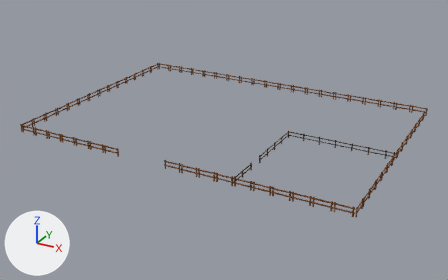
Renders of the FBX model Eldoria/Assets/Models/Farm/Cerca.fbx from each side of a commit.
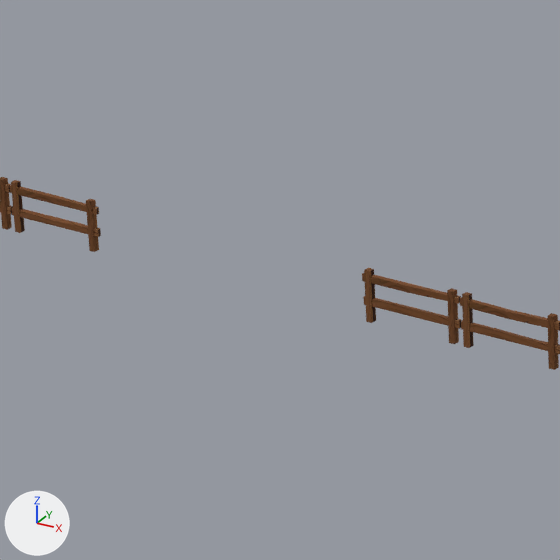
The first picture shows the older version from a camera (50 mm lens) standing at (48.5, -83.1, 54.3) and looking at (-14.9, 32.1, -3.4). The close-ups show both versions on the part from 23% to 44% of the width and 41% to 75% of the height of that picture; other places that the commit changed are outside them. Arrows for +X, +Y and +Z are at lower left; the lights stay in place. Where no turn or scale is listed for an object, it has been applied to the vertices.

Objects in the first close-up: 'Cerca'.
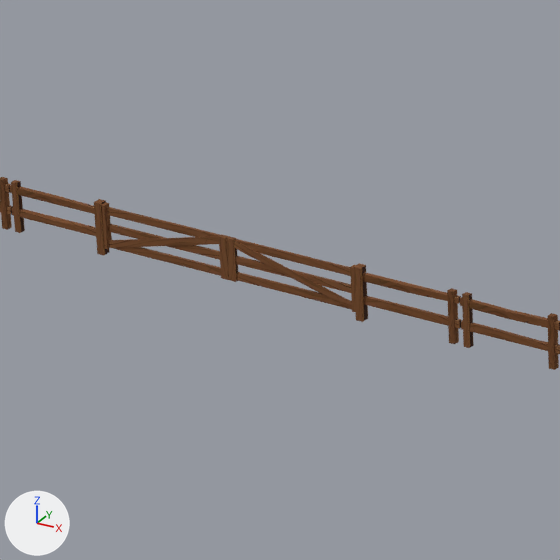
Location of each change, (x1, y1, x2, y2) in pixels of the close-ups (560 x 560 px; the box of a moved part takes in the faces that stretch with it):
'Portão cerca 1', added (brown)
    after: (226, 236, 356, 312)
'Portão cerca 2', added (brown)
    after: (101, 202, 229, 280)
part 1 of me_cube_005, moved or reshaped
    before: (364, 268, 376, 323)
    after: (354, 263, 368, 322)
part 2 of me_cube_005, moved or reshaped
    before: (86, 199, 99, 252)
    after: (94, 199, 110, 255)

What the commit changed:
me_cube_005 has 2708 vertices, 2188 faces and spans x -41.9..35.4, y -1.7..52.7, z -1.0..1.0.
me_cube_005 is used by ob_cerca; location (-11.19, 9.11, 0.97).
me_cube_005 part 1: the loose piece of 8 vertices spanning x -3.4..-3.1, y -1.7..-1.5, z -1.0..1.0 is moved by (-0.4, 0.0, 0.0).
me_cube_005 part 2: the loose piece of 8 vertices spanning x -15.0..-14.8, y -1.7..-1.5, z -1.0..1.0 is moved by (0.4, 0.0, 0.0).
Mesh me_cube_039 is new.
It has 48 vertices, 36 faces and spans x -5.2..0.07, y -0.14..0.11, z -1.69..0.01.
It uses material mat_cerca_fazenda (picture img_wood_12_tst_png).
Mesh me_cube_045 is new.
It has 48 vertices, 36 faces and spans x -0.08..5.19, y -0.15..0.11, z -1.69..0.0.
It uses material mat_cerca_fazenda (picture img_wood_12_tst_png).
Object 'Portão cerca 1' (ob_portão_cerca_1) is new; it shows me_cube_039.
Its location is (-15.02, 7.5, 1.93).
Object 'Portão cerca 2' (ob_portão_cerca_2) is new; it shows me_cube_045.
Its location is (-25.44, 7.51, 1.93).
